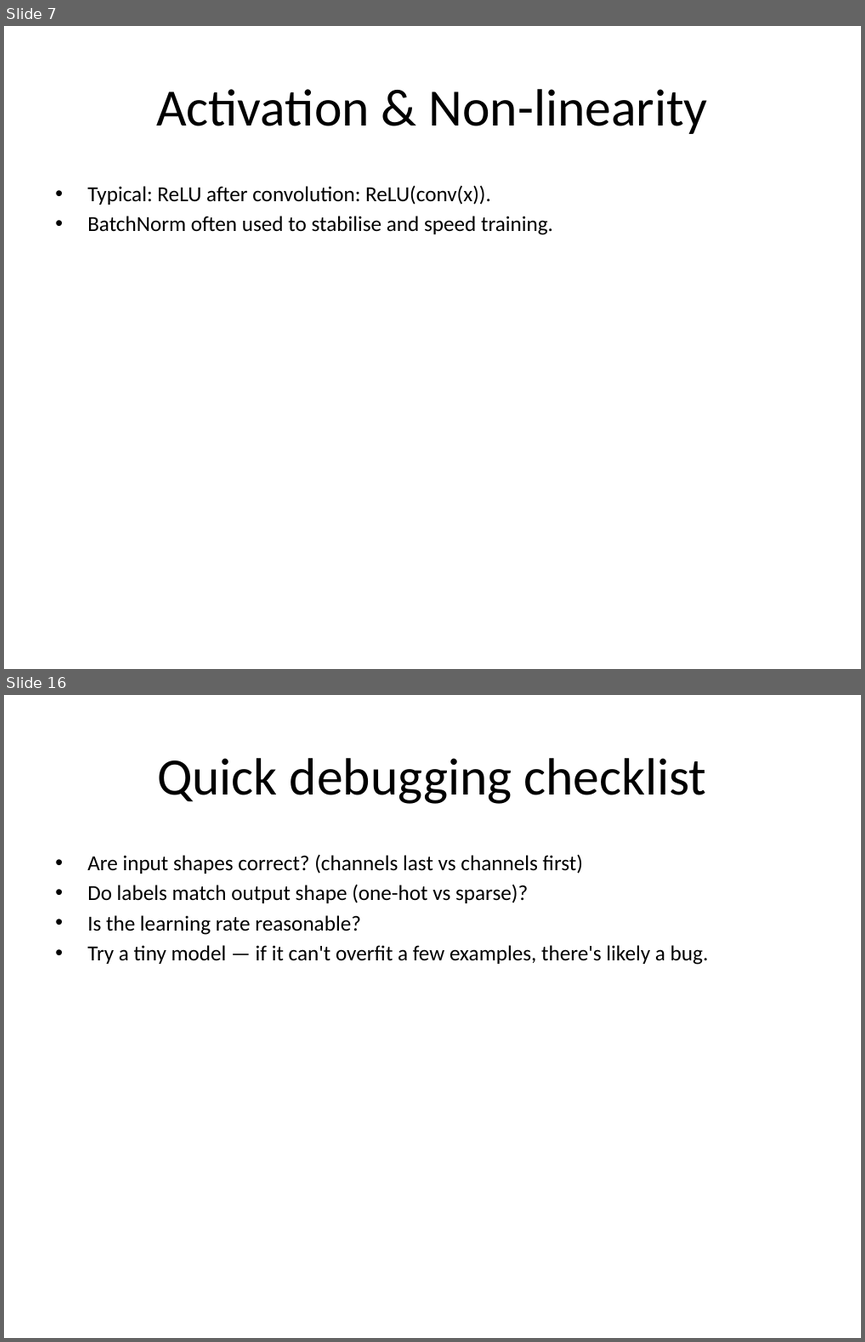
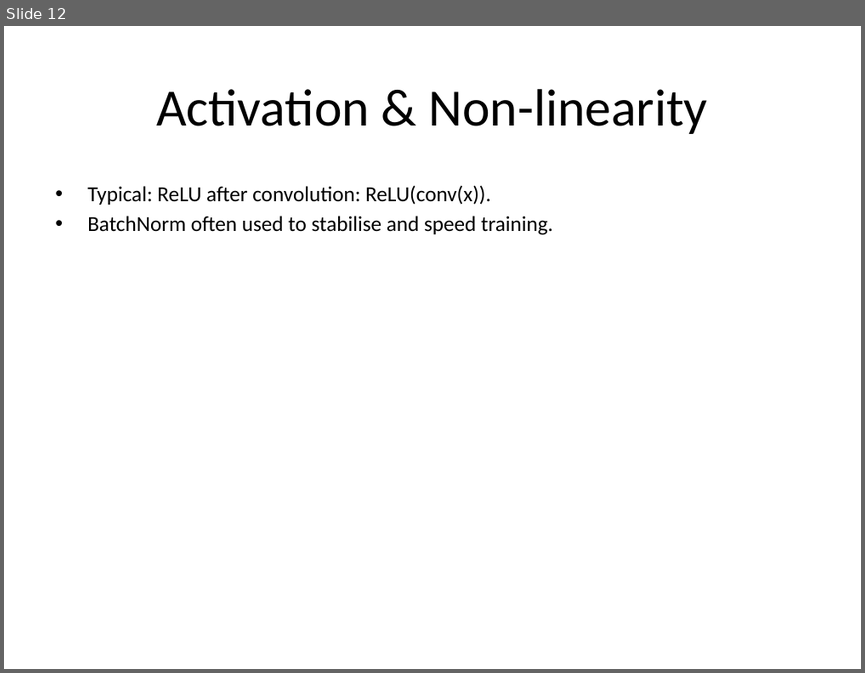
Before and after one commit to neelsoumya/teaching_neural_networks, a slide deck: Convolutional_Neural_Networks_CNNs.pptx. Shown one above the other, each under a label of ours: slides 7 and 16 before the commit, slide 12 after it; the slides between them are not shown. The pictures are 865x1342 and 865x673 pixels, drawn with LibreOffice and Linux fonts; fonts in the diff are those of the drawing. Boxes give left, top, right and bottom in pixels: in the first picture for what was removed or moved away, otherwise in the second. Text is boxed around its words. In the diff, an @@ line names an element or a change of style, - is before the commit and + after.

```diff
--- a/Convolutional_Neural_Networks_CNNs.pptx
+++ b/Convolutional_Neural_Networks_CNNs.pptx
@@ slide 16 removed at (x1=4, y1=695, x2=861, y2=1338), background #FFFFFF @@
@@ title removed at (x1=157, y1=758, x2=706, y2=804) @@
-Quick debugging checklist
@@ text removed at (x1=87, y1=854, x2=709, y2=964) @@
-• Are input shapes correct? (channels last vs channels first)
-• Do labels match output shape (one-hot vs sparse)?
-• Is the learning rate reasonable?
-• Try a tiny model — if it can't overfit a few examples, there's likely a bug.
@@ what was slide 7 is now slide 12 @@
```
Also in this commit, not shown: 11 slides changed, 9 slides added, 1 other slide removed, 3 other files.
